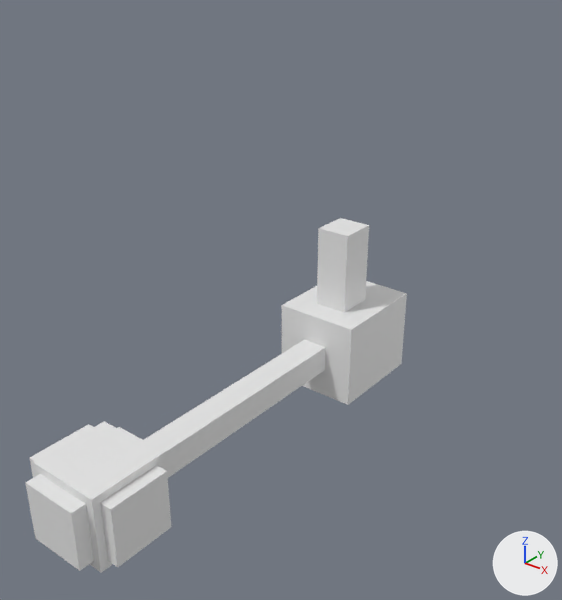
A saved change to the Blender file assets-src/room.blend.
Both versions are drawn from a 50 mm lens placed at (47.7, -33.7, 46.7), pointed at (4.0, 21.0, 12.8). The axes (+X, +Y, +Z) are drawn at lower right. The lights are the same throughout.
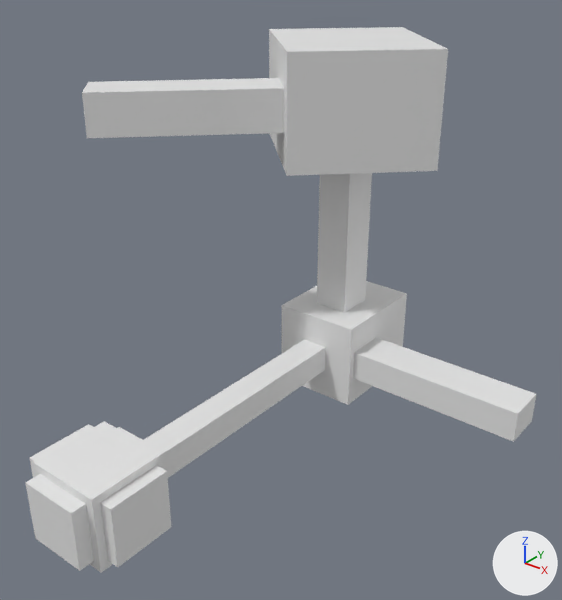
The change, as a diff of the scene's bpy script:
```diff
--- a/assets-src/room.blend.py
+++ b/assets-src/room.blend.py
@@ me_cube_001 @@
 # used by ob_cube; location = (0.0, 0.0, 0.0); scale = (8.0, 8.0, 8.0)
-me_cube_001.from_pydata(...)  # 64 vertices, 62 faces; spans x -0.7..0.67, y -0.69..5.59, z -0.63..1.85
+me_cube_001.from_pydata(...)  # 88 vertices, 86 faces; spans x -2.34..3.13, y -0.69..6.16, z -0.63..4.47
+# me_cube_001 part 1
+# 4 vertices are removed from x -0.25..0.25, y 4.42..4.99, z 1.85
+# 6 faces are deleted
+# 28 vertices are added at x -2.34..3.13, y 1.72..6.16, z -0.22..4.47
+# 30 new faces join them
```

Changed parts and their boxes [x1, y1, x2, y2] in the pictures (562 x 600 px):
'Cube', reshaped (34% wider, 54% taller): before [25, 218, 407, 573]; after [25, 27, 536, 573]
part 1 of me_cube_001, built on: before [317, 218, 406, 393]; after [82, 27, 536, 442]
